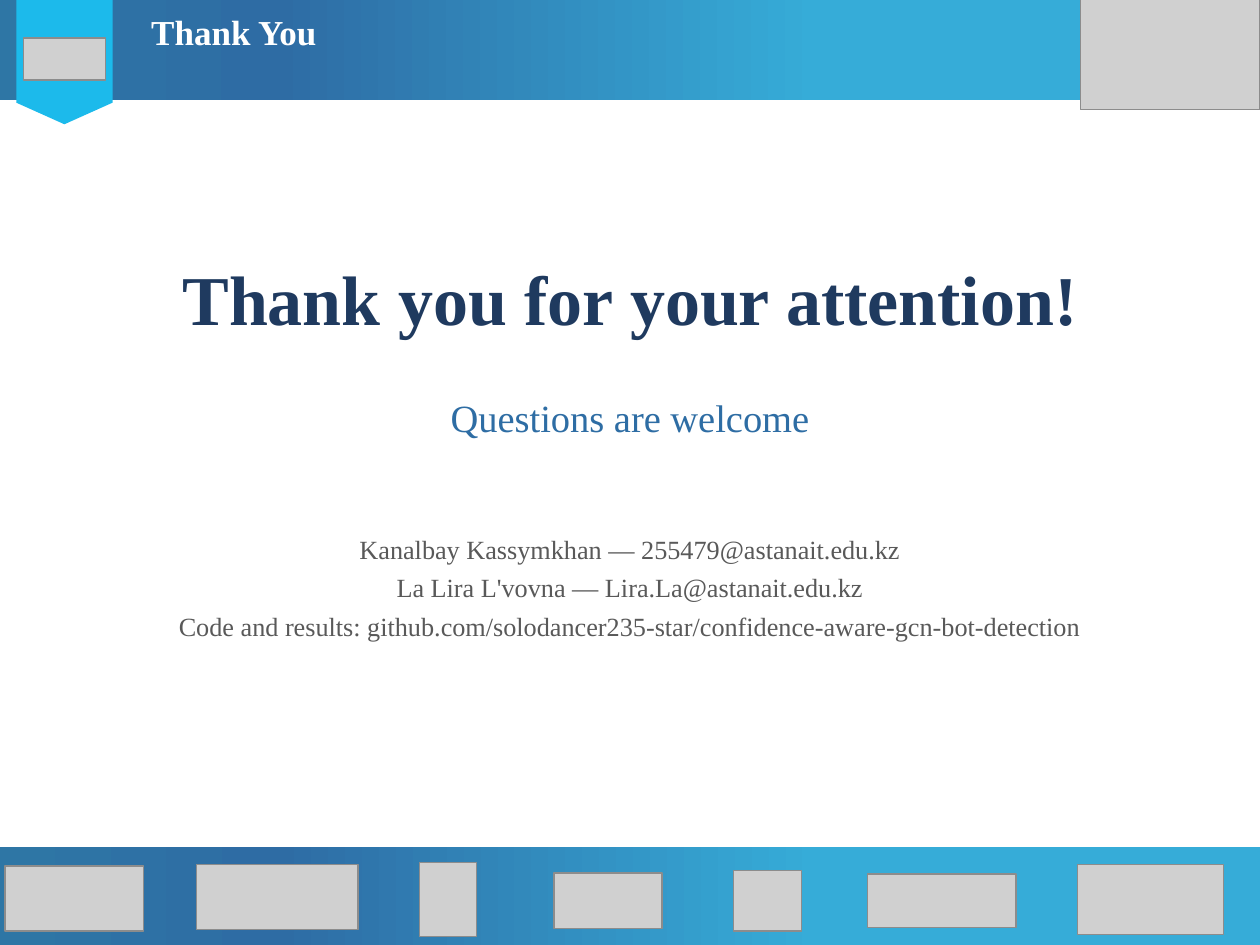
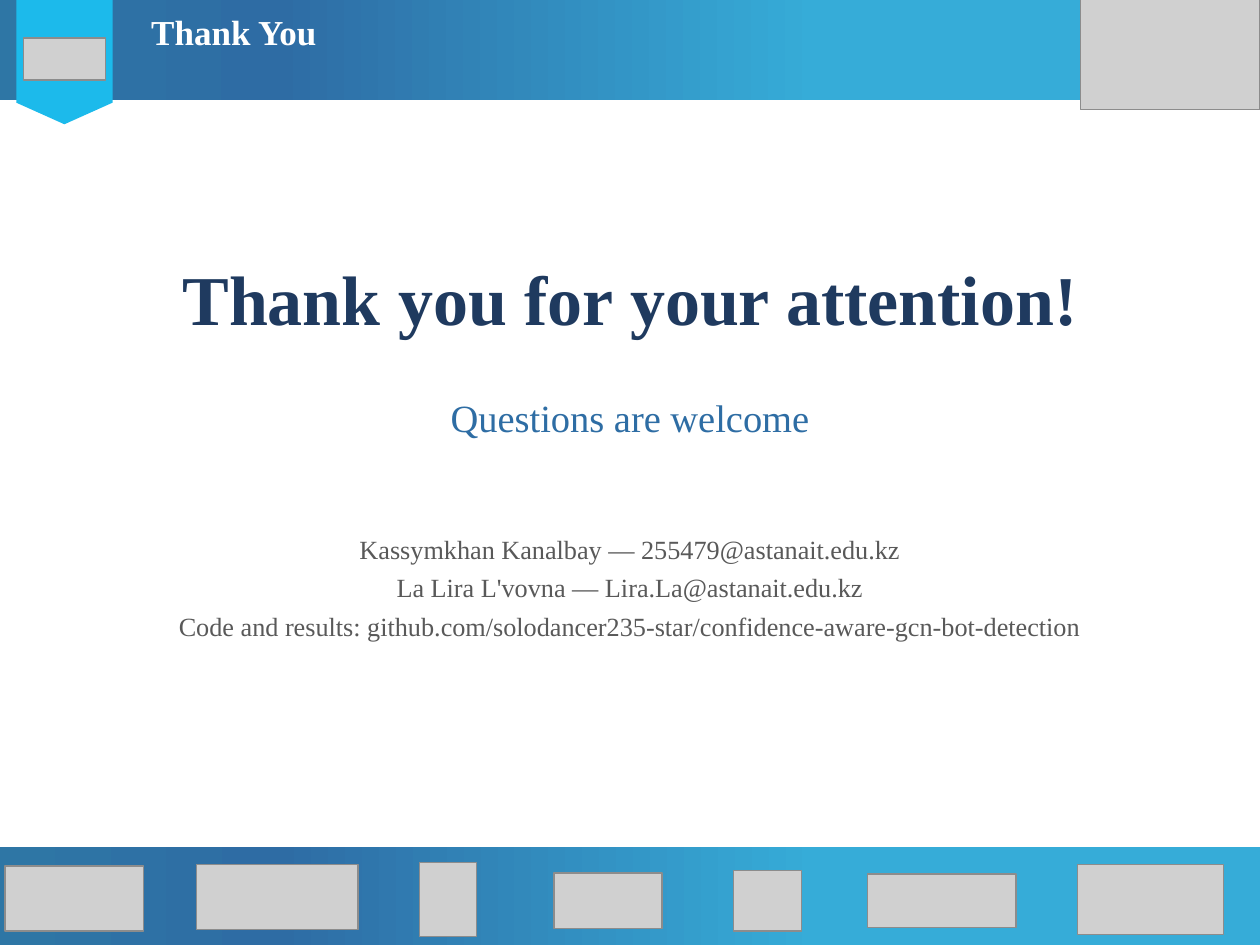
Before and after one commit to solodancer235-star/confidence-aware-gcn-bot-detection, a slide deck: slide 13 of paper_dg2027/presentation/DG2027_presentation.pptx. Drawn at 1260x945 pixels with LibreOffice and Linux fonts; fonts in the diff are those of the drawing; grey boxes stand for pictures. Boxes give left, top, right and bottom in pixels: in the first picture for what was removed or moved away, otherwise in the second. Text is boxed around its words. In the diff, an @@ line names an element or a change of style, - is before the commit and + after.

```diff
--- a/paper_dg2027/presentation/DG2027_presentation.pptx
+++ b/paper_dg2027/presentation/DG2027_presentation.pptx
@@ text at bbox=[359, 541, 899, 565]: text changed @@
-Kanalbay Kassymkhan — 255479@astanait.edu.kz
+Kassymkhan Kanalbay — 255479@astanait.edu.kz
```
Also in this commit, not shown: 1 other slide changed, 9 other files.
